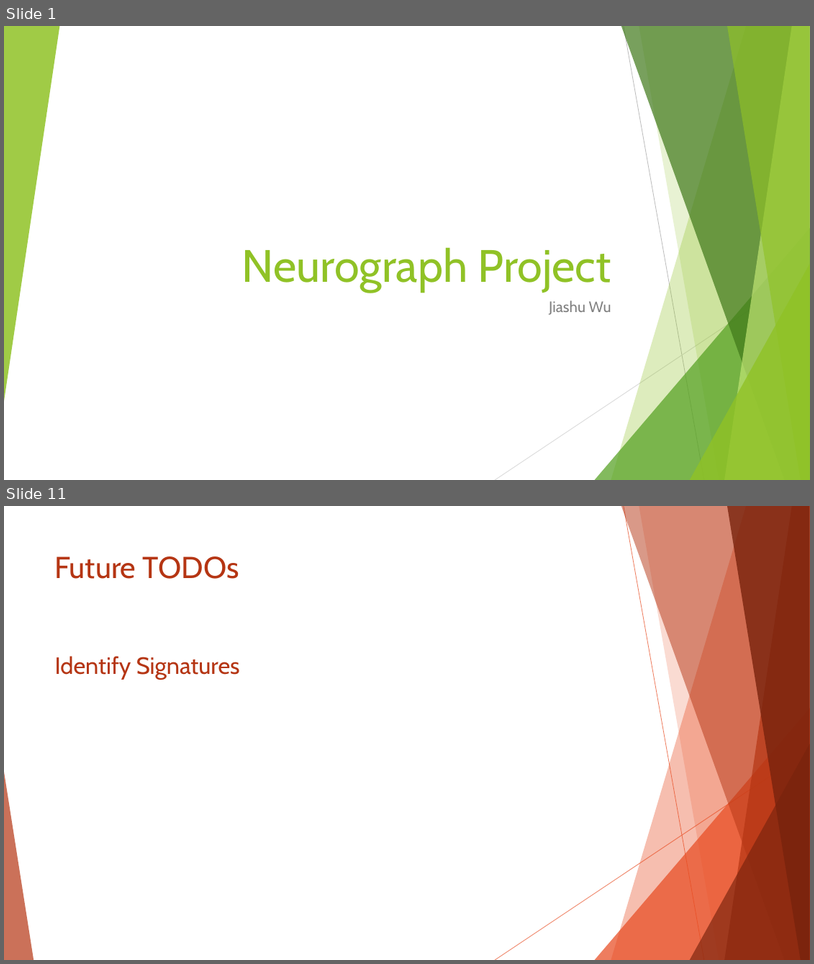
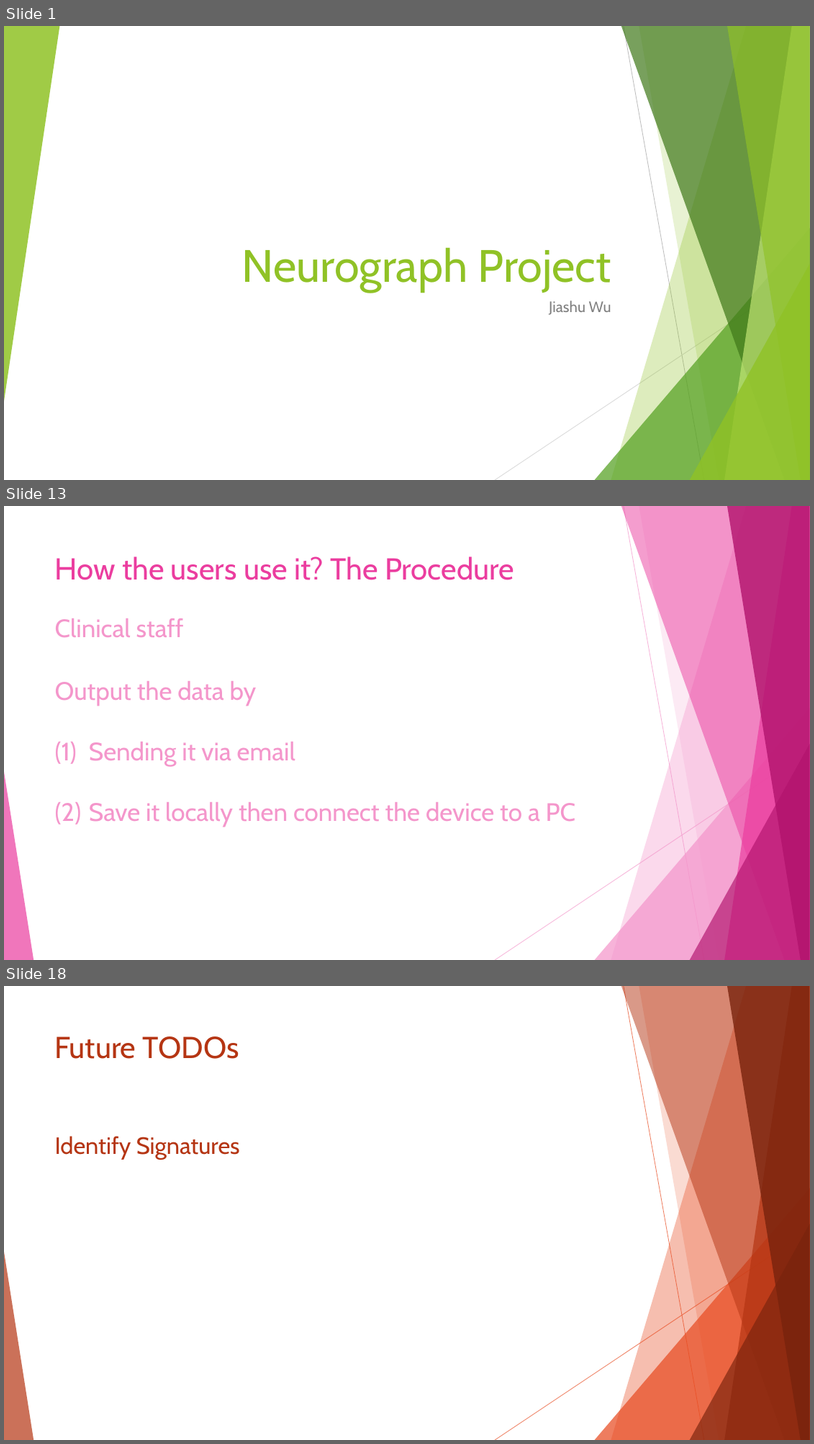
Before and after one commit to JiashuWu/NeuroGraph, a slide deck: Neurograph Project Presentation/Neurograph Presentation Jiashu Wu.pptx. Shown one above the other, each under a label of ours: slides 1 and 11 before the commit, slides 1, 13 and 18 after it; the slides between them are not shown. The pictures are 814x964 and 814x1444 pixels, drawn with LibreOffice and Linux fonts; fonts in the diff are those of the drawing. Boxes give left, top, right and bottom in pixels: in the first picture for what was removed or moved away, otherwise in the second. Text is boxed around its words. In the diff, an @@ line names an element or a change of style, - is before the commit and + after.

```diff
--- a/Neurograph Project Presentation/Neurograph Presentation Jiashu Wu.pptx
+++ b/Neurograph Project Presentation/Neurograph Presentation Jiashu Wu.pptx
@@ slide 13 added at [4,506,810,960], background #FFFFFF @@
@@ title added at [55,556,514,580], 36 pt, text #EB3D9F @@
+How the users use it? The Procedure
@@ text added at [55,618,184,638], 30 pt, text #F496CB @@
+Clinical staff
@@ text added at [55,681,576,827], 30 pt, text #F496CB @@
+Output the data by
+(1) Sending it via email
+(2) Save it locally then connect the device to a PC
@@ group added at [4,506,810,960]: 5 freeform shapes, 3 triangles, 2 lines @@
@@ what was slide 11 is now slide 18 @@
```
Also in this commit, not shown: 9 slides changed, 6 other slides added, 1 other file.
